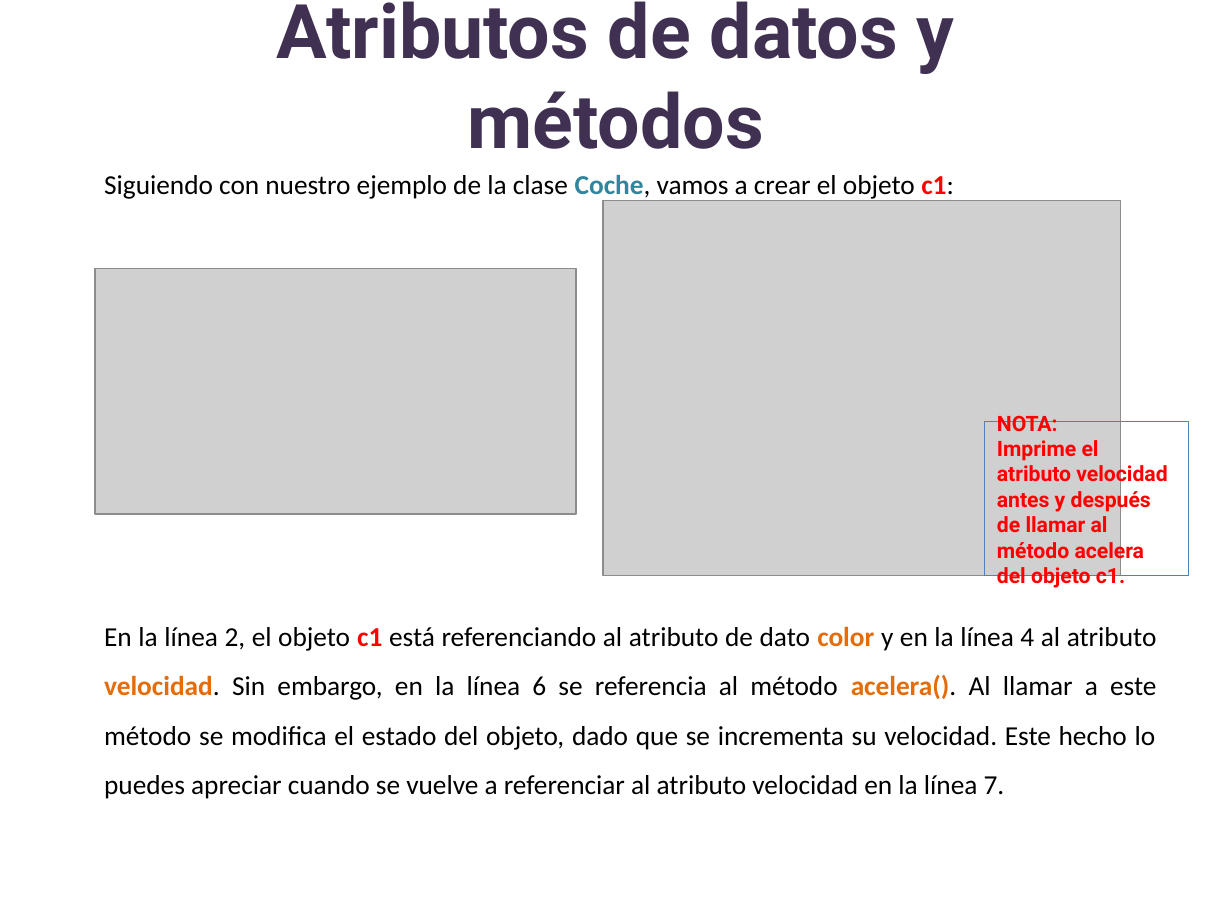
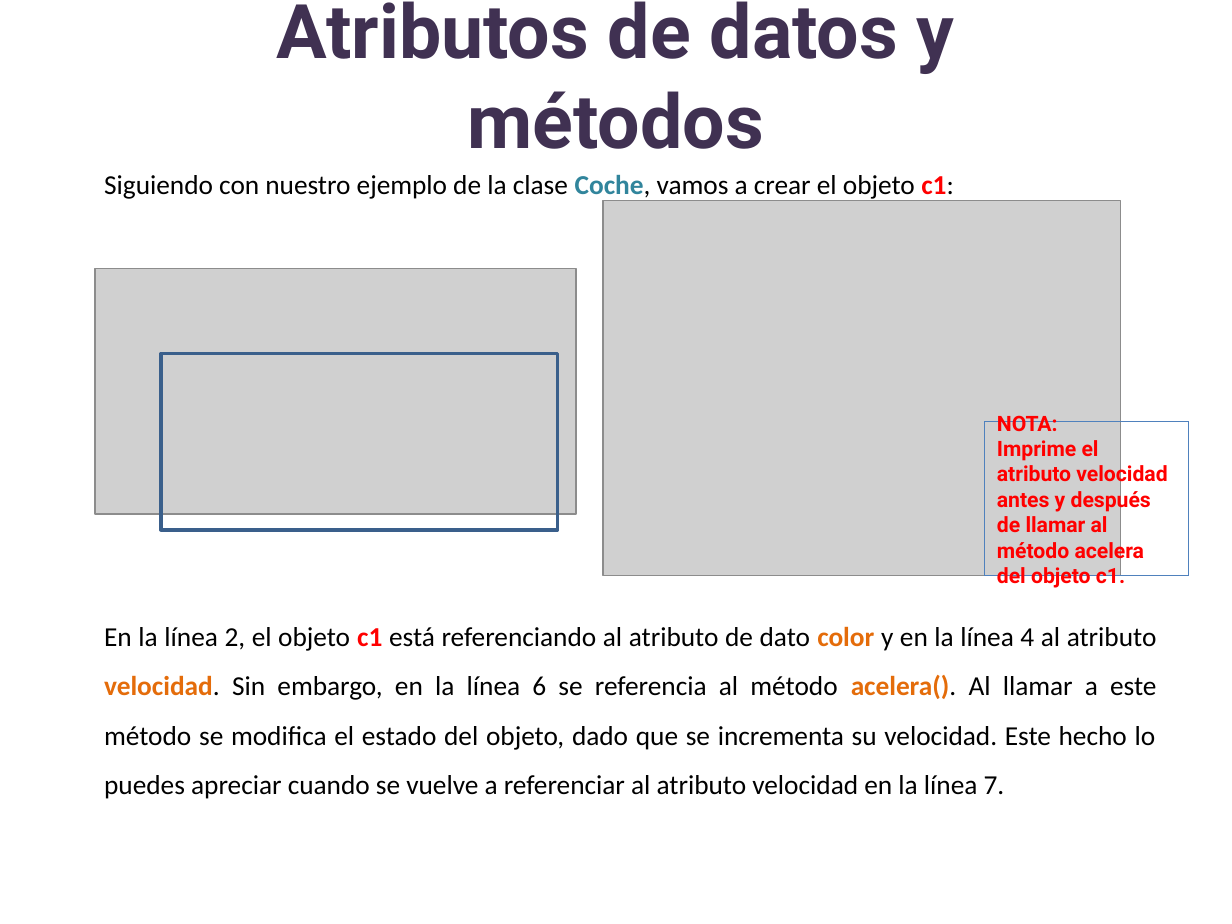
Before and after one commit to lizetheP/Analitica, a slide deck: slide 52 of CalendarioAgo24/presentaciones/14_POO.pptx. Drawn at 1232x924 pixels with LibreOffice and Linux fonts; fonts in the diff are those of the drawing; grey boxes stand for pictures. Boxes give left, top, right and bottom in pixels: in the first picture for what was removed or moved away, otherwise in the second. Text is boxed around its words. In the diff, an @@ line names an element or a change of style, - is before the commit and + after.

```diff
--- a/CalendarioAgo24/presentaciones/14_POO.pptx
+++ b/CalendarioAgo24/presentaciones/14_POO.pptx
@@ rectangle added at (x1=161, y1=354, x2=558, y2=530), outline #3A5F8C 2 pt @@
```
Also in this commit, not shown: 7 other slides changed, 5 other files.
